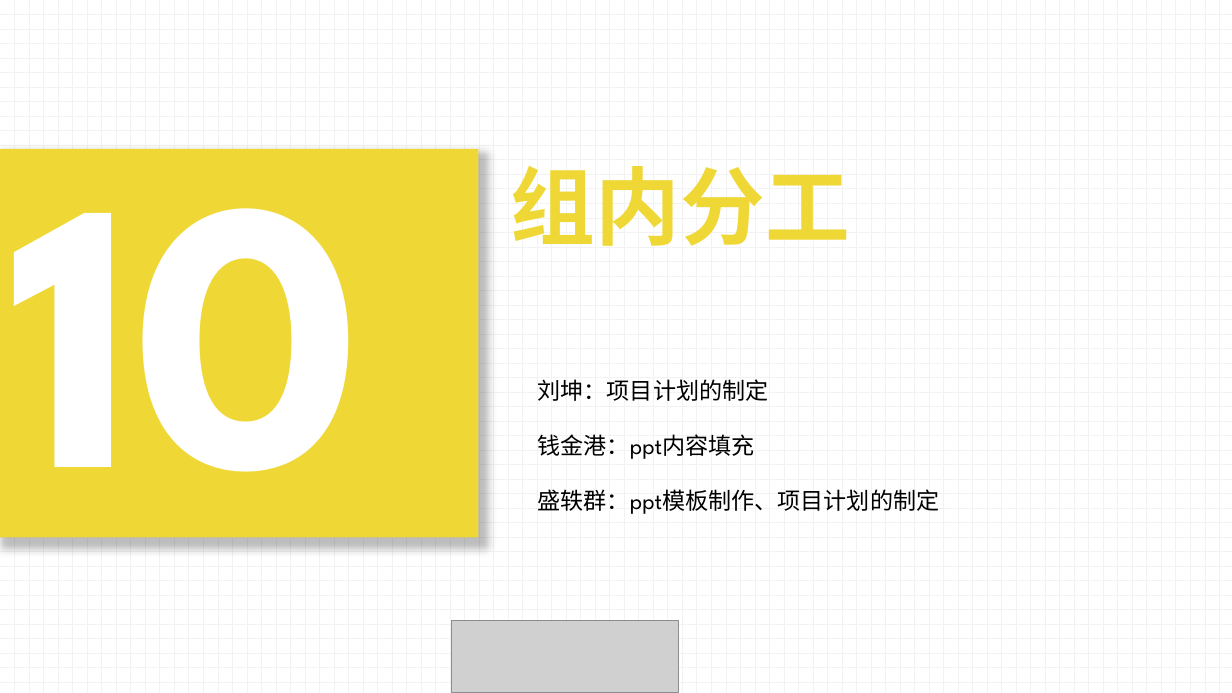
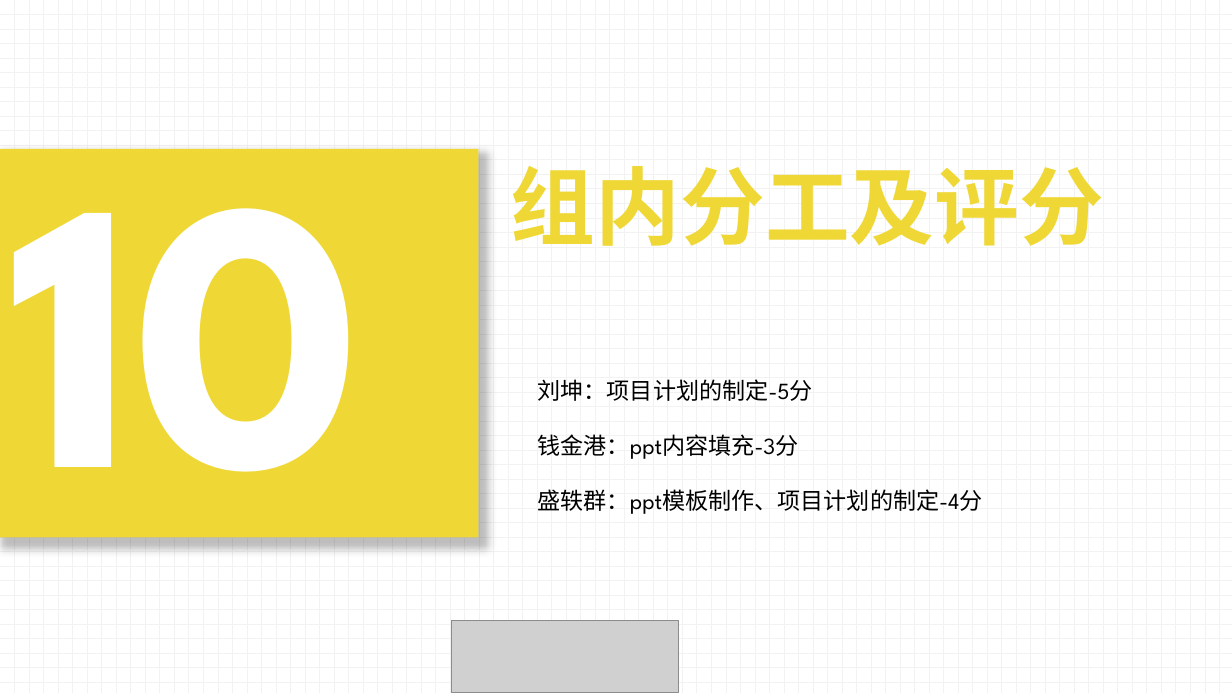
Before and after one commit to liuk5546/campaigo, a slide deck: slide 27 of doc/项目计划ppt.pptx (slide 26 before the commit). Drawn at 1232x693 pixels with LibreOffice and Linux fonts; fonts in the diff are those of the drawing; grey boxes stand for pictures. Boxes give left, top, right and bottom in pixels: in the first picture for what was removed or moved away, otherwise in the second. Text is boxed around its words. In the diff, an @@ line names an element or a change of style, - is before the commit and + after.

```diff
--- a/doc/项目计划ppt.pptx
+++ b/doc/项目计划ppt.pptx
@@ text at (511,166,1104,246): text changed @@
-组内分工
+组内分工及评分
@@ text at (538,379,983,514): text changed @@
-刘坤：项目计划的制定
-钱金港：ppt内容填充
-盛轶群：ppt模板制作、项目计划的制定
+刘坤：项目计划的制定-5分
+钱金港：ppt内容填充-3分
+盛轶群：ppt模板制作、项目计划的制定-4分
```
Also in this commit, not shown: 1 slide added, 1 other file.
